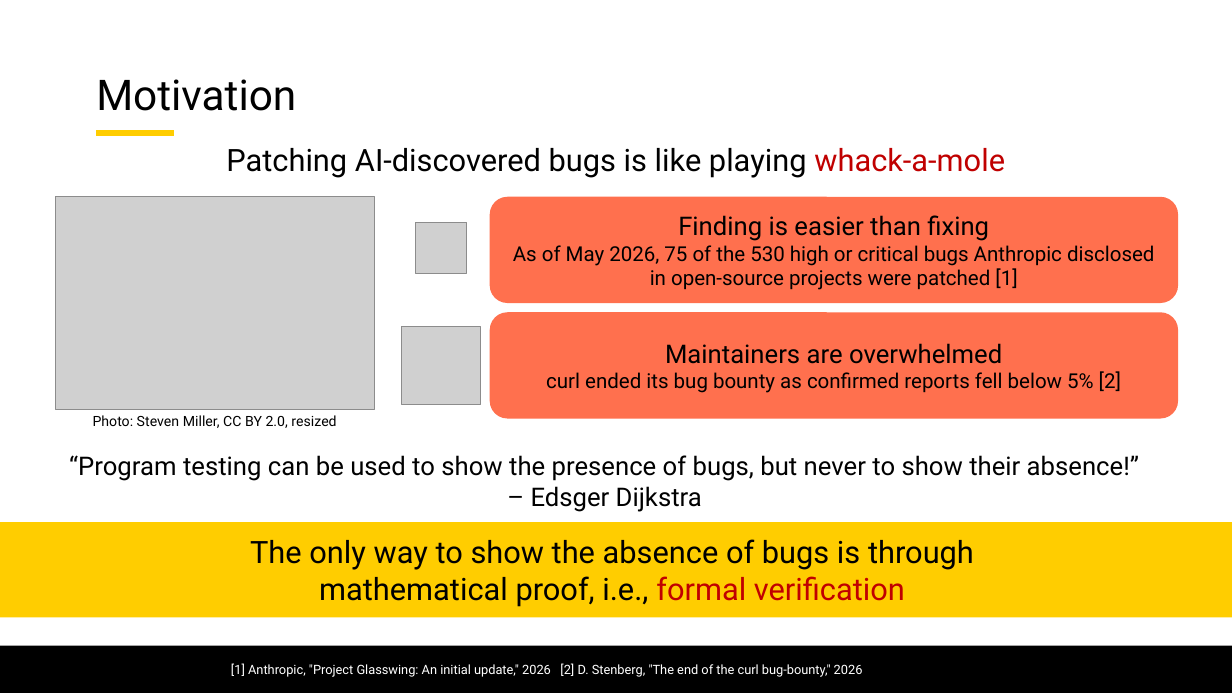
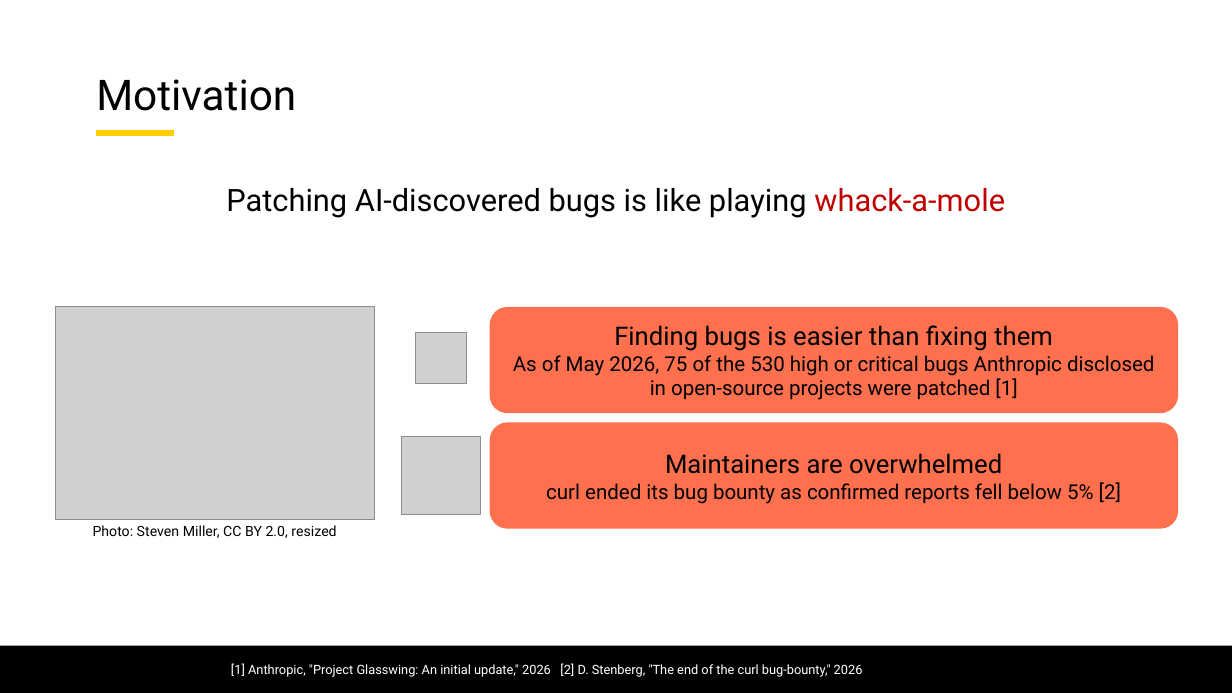
Before and after one commit to lorchrob/graduate_research_symposium, a slide deck: slide 5 of symposium_slides.pptx (slide 3 before the commit). Drawn at 1232x693 pixels with LibreOffice and Linux fonts; fonts in the diff are those of the drawing; grey boxes stand for pictures; background and template pictures are left out. Boxes give left, top, right and bottom in pixels: in the first picture for what was removed or moved away, otherwise in the second. Text is boxed around its words. In the diff, an @@ line names an element or a change of style, - is before the commit and + after.

```diff
--- a/symposium_slides.pptx
+++ b/symposium_slides.pptx
@@ text "Patching AI-discovered bugs is like ...": place and size @@
-text "Patching AI-discovered bugs is like ..." at (226, 148, 1005, 178)
+text "Patching AI-discovered bugs is like ..." at (226, 188, 1005, 218)
@@ 3 pictures, 2 rounded rectangles, 1 text: place and size @@
-3 pictures, 2 rounded rectangles, 1 text at (55, 197, 1178, 428)
+3 pictures, 2 rounded rectangles, 1 text at (55, 307, 1178, 538)
@@ text in rounded rectangle at (614, 325, 1053, 351): text changed @@
-Finding is easier than fixing
+Finding bugs is easier than fixing them
@@ text removed at (69, 455, 1139, 512) @@
-“Program testing can be used to show the presence of bugs, but never to show their absence!”
-– Edsger Dijkstra
@@ rectangle removed at (0, 522, 1232, 617) @@
-The only way to show the absence of bugs is through
-mathematical proof, i.e., formal verification
```
Also in this commit, not shown: 36 other slides changed, 28 slides added.
